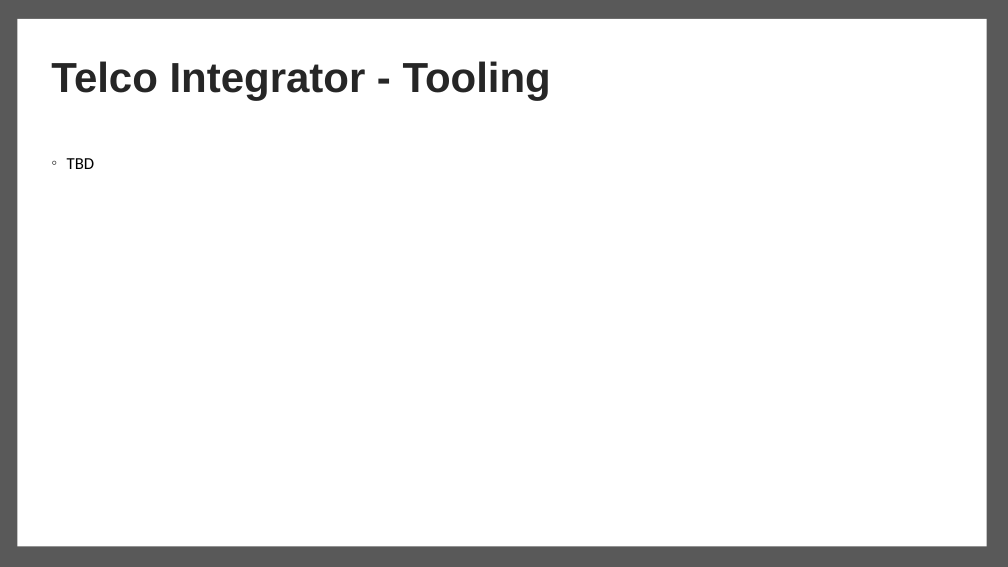
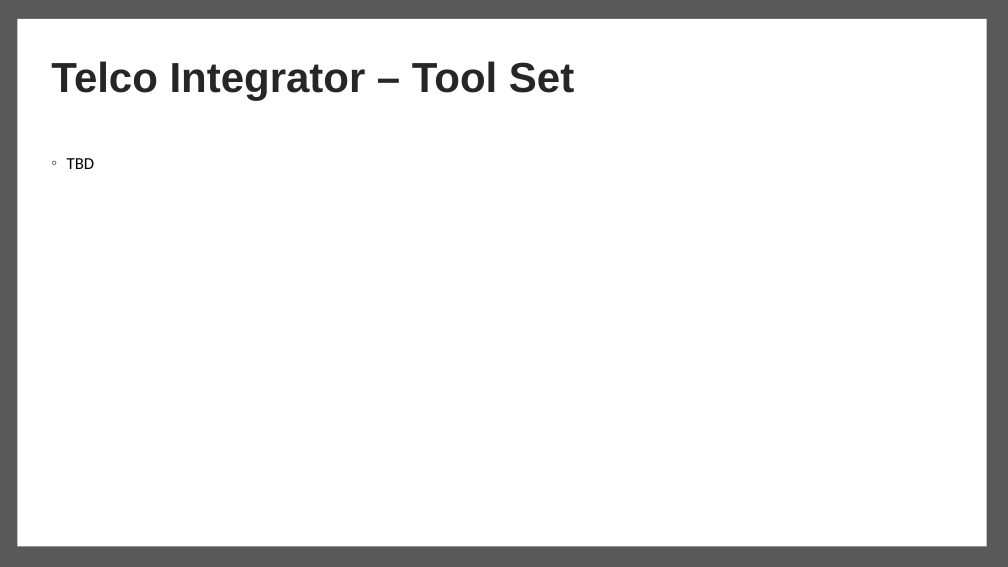
Before and after one commit to IBM/telco-integrator, a slide deck: slide 16 of Business/Telco Integrator - Business Case.pptx. Drawn at 1008x567 pixels with LibreOffice and Linux fonts; fonts in the diff are those of the drawing. Boxes give left, top, right and bottom in pixels: in the first picture for what was removed or moved away, otherwise in the second. Text is boxed around its words. In the diff, an @@ line names an element or a change of style, - is before the commit and + after.

Commit message:
Updated client presentation

```diff
--- a/Business/Telco Integrator - Business Case.pptx
+++ b/Business/Telco Integrator - Business Case.pptx
@@ title at box(51, 61, 574, 100): text changed @@
-Telco Integrator - Tooling
+Telco Integrator – Tool Set
```
